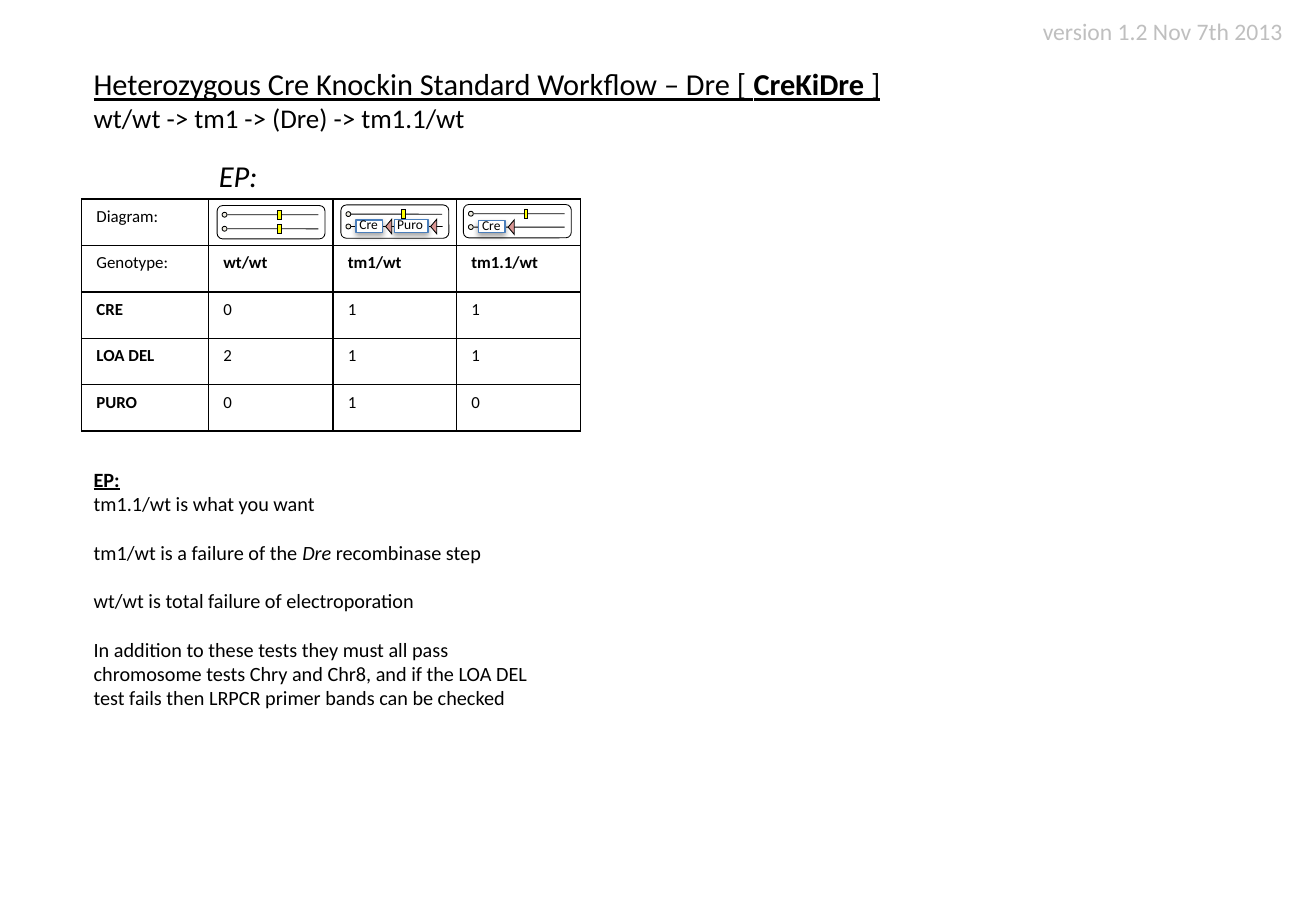
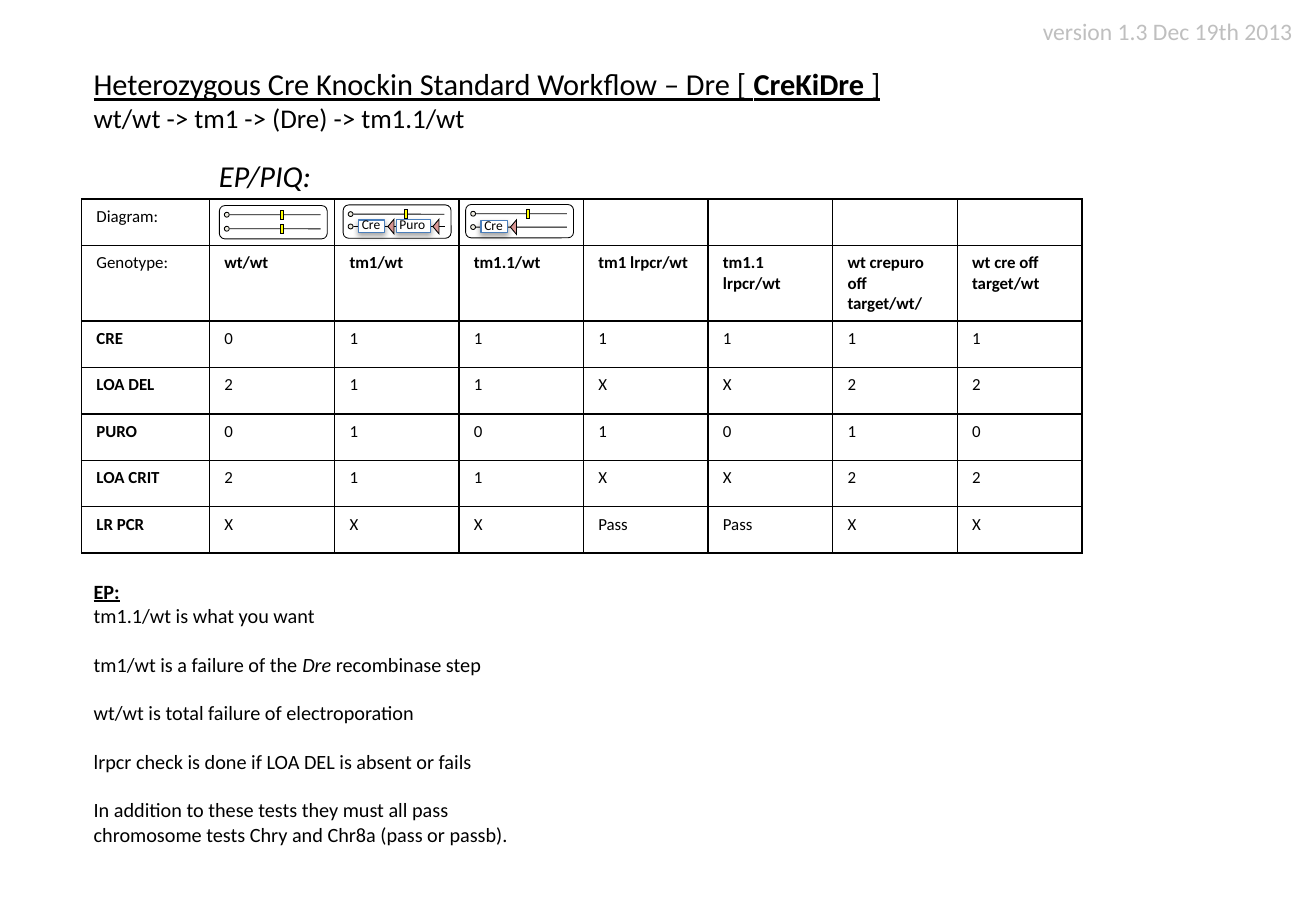
Before and after one commit to htgt/LIMS2-Docs, a slide deck: slide 7 of lab_worklflows/workflow_genotyping.pptx. Drawn at 1316x911 pixels with LibreOffice and Linux fonts; fonts in the diff are those of the drawing. Boxes give left, top, right and bottom in pixels: in the first picture for what was removed or moved away, otherwise in the second. Text is boxed around its words. In the diff, an @@ line names an element or a change of style, - is before the commit and + after.

```diff
--- a/lab_worklflows/workflow_genotyping.pptx
+++ b/lab_worklflows/workflow_genotyping.pptx
@@ text at (1043, 24, 1292, 40): text changed @@
-version 1.2 Nov 7th 2013
+version 1.3 Dec 19th 2013
@@ text at (219, 166, 311, 191): text changed @@
-EP:
+EP/PIQ:
@@ table at (81, 199, 1084, 554) @@
-Diagram: |  |  | 
-Genotype: | wt/wt | tm1/wt | tm1.1/wt
-CRE | 0 | 1 | 1
-LOA DEL | 2 | 1 | 1
-PURO | 0 | 1 | 0
+Diagram: |  |  |  |  |  |  | 
+Genotype: | wt/wt | tm1/wt | tm1.1/wt | tm1 lrpcr/wt | tm1.1 lrpcr/wt | wt crepuro off target/wt/ | wt cre off target/wt
+CRE | 0 | 1 | 1 | 1 | 1 | 1 | 1
+LOA DEL | 2 | 1 | 1 | X | X | 2 | 2
+PURO | 0 | 1 | 0 | 1 | 0 | 1 | 0
+LOA CRIT | 2 | 1 | 1 | X | X | 2 | 2
+LR PCR | X | X | X | Pass | Pass | X | X
@@ table: place and size @@
-table at (81, 199, 581, 431)
+table at (81, 199, 1084, 554)
@@ text "EP:": place and size @@
-text "EP:" at (94, 474, 527, 709)
+text "EP:" at (94, 586, 508, 846)
@@ text at (94, 755, 508, 846): text changed @@
-In addition to these tests they must all pass chromosome tests Chry and Chr8, and if the LOA DEL test fails then LRPCR primer bands can be checked
+lrpcr check is done if LOA DEL is absent or fails
+In addition to these tests they must all pass chromosome tests Chry and Chr8a (pass or passb).
```
Also in this commit, not shown: 6 other slides changed, 1 other file.
